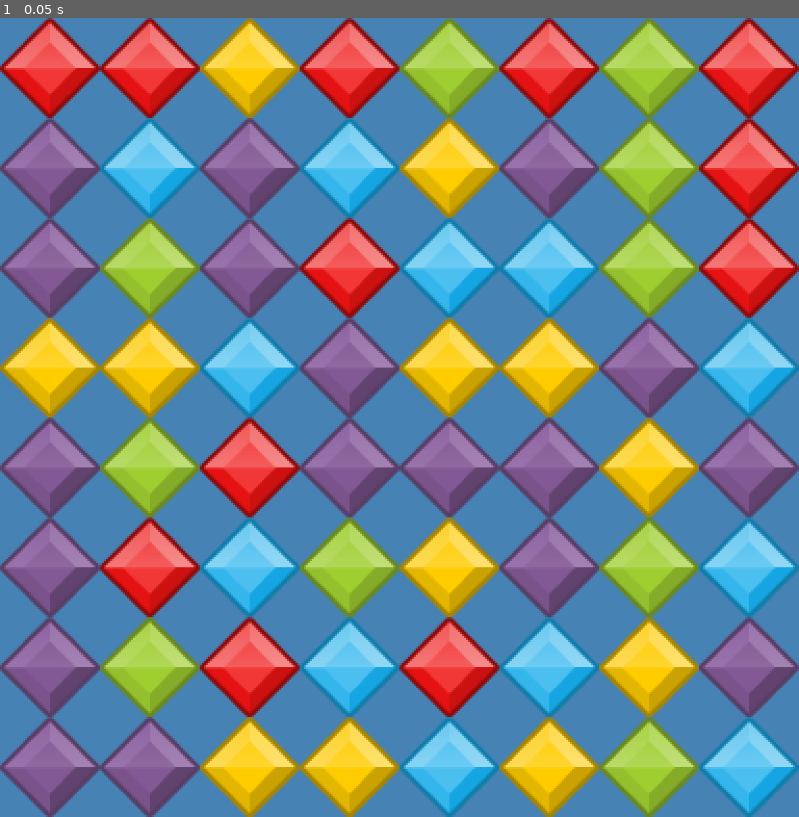
Above: before the commit, frame 1.
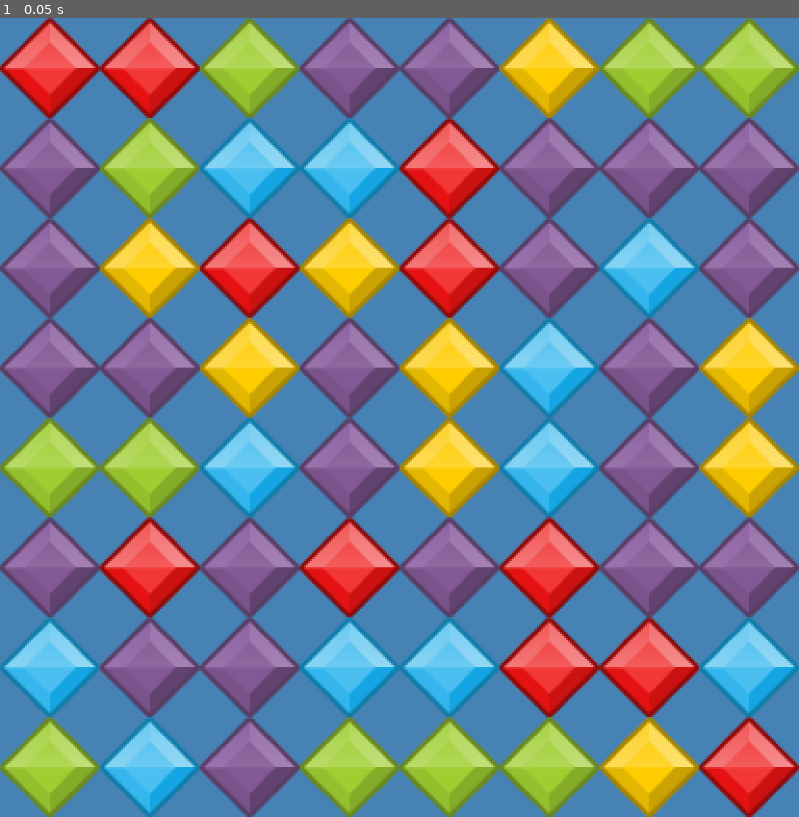
Above: after the commit, the same moment.

Repository: willroberts/begemmed
Game: Godot game, scene res://main.tscn
Two runs of this game, one before a commit and one after it. Both use one fixed random seed, a clock stepped at 60 frames per second and the inputs below.
Inputs:
- Up to frame 1 (0.05 s): no input

The runs differ from the first frame. In frame 1, 42% of the frame differs, in the area x 0-100%, y 0-100%.

Commit message:
Tweaks color setting

Diff:
--- a/gem.gd
+++ b/gem.gd
@@ -4,14 +4,15 @@
 var colors: Array = ['blue', 'green', 'purple', 'red', 'yellow']
 
 func _init() -> void:
-	color = colors[randi() % colors.size()]
+	pass
 
 func _ready() -> void:
-	var tex = load("res://assets/png/diamonds/element_%s_diamond_glossy.png" % color)
-	$Sprite2D.set_texture(tex)
+	set_color(colors[randi() % colors.size()])
 
 func get_color() -> String:
 	return color
 
 func set_color(c: String) -> void:
 	color = c
+	var tex = load("res://assets/png/diamonds/element_%s_diamond_glossy.png" % c)
+	$Sprite2D.set_texture(tex)
